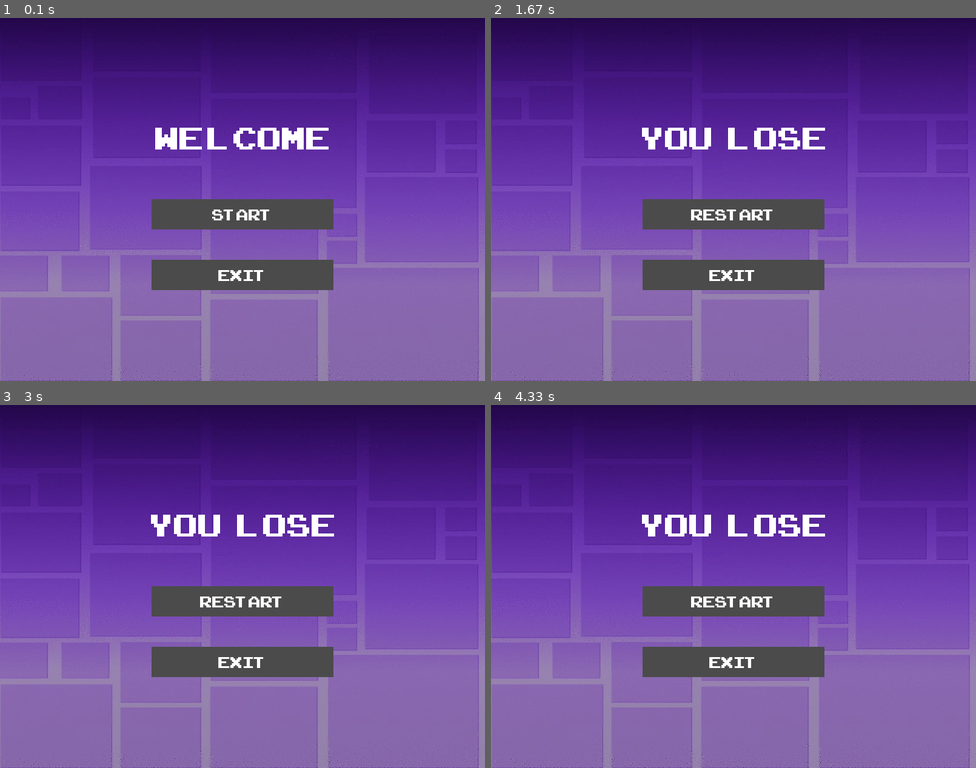
Above: before the commit, frames 1-4 (two rows, left to right).
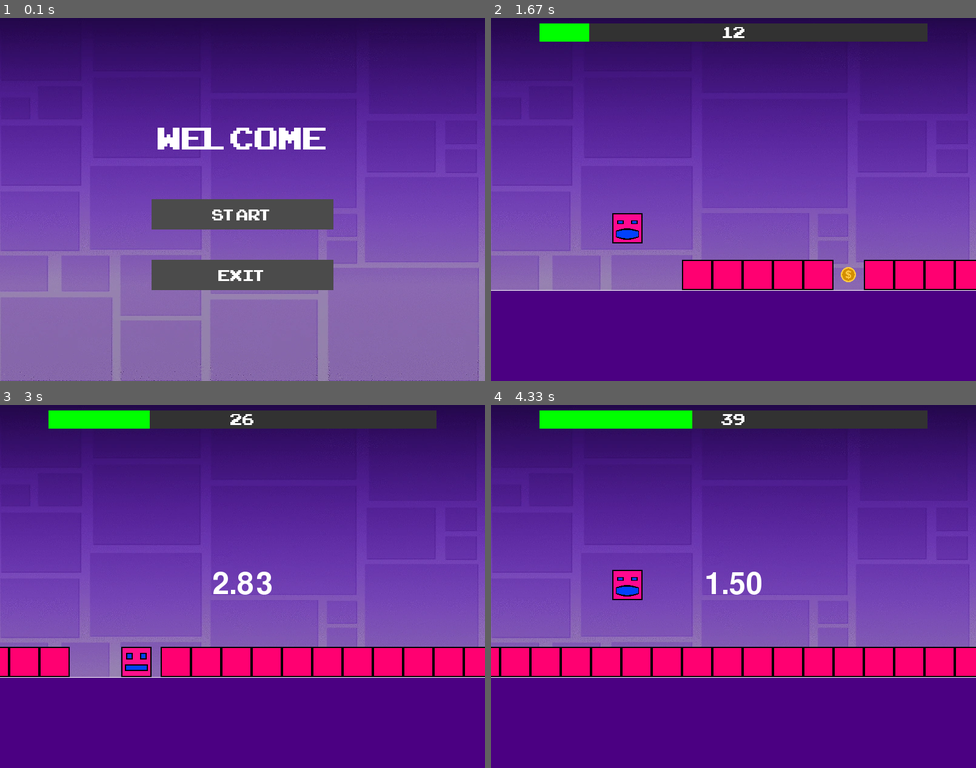
Above: after the commit, the same moments.

Repository: flawlessmevin/Geometry-Dash-Pygame
Game: pygame game, started from main.py
Two runs of this game, one before a commit and one after it. Both use one fixed random seed, a clock stepped at 60 frames per second and the inputs below.
Inputs (mouse positions are in pixels of both pictures, inside the frame that each line leads up to):
- Up to frame 1 (0.1 s): no input
- Up to frame 2 (1.67 s): click (733, 199) at 0.38 s; click (733, 221) at 0.72 s; click (912, 326) at 1.55 s
- Up to frame 3 (3 s): tap Space at 2.33 s; click (426, 724) at 2.72 s
- Up to frame 4 (4.33 s): click (665, 510) at 3.05 s; tap Space at 3.4, 3.7 s; click (835, 521) at 4.22 s

The runs differ from the first frame. In frame 1, 0.7% of the frame differs, in the area x 32-68%, y 30-37%; in frame 2, 39%; in frame 3, 41%; in frame 4, 42%, in the area x 0-100%, y 1-100%.

Commit message:
bonus, bonus timer, add frames for explodions

Diff:
--- /dev/null
+++ b/Explosion.py
@@ -0,0 +1,30 @@
+import pygame
+from Settings import *
+
+class Explosion:
+    def __init__(self, x, y):
+        self.frames = [pygame.image.load(f"assets/images/explosion/frame{i}.png") for i in range(0, 15)]
+        self.current_frame = 0
+        self.x = x
+        self.y = y
+        self.rect = pygame.Rect(x, y, TILE_SIZE, TILE_SIZE)
+        self.frame_rate = 50
+        self.last_frame_update = pygame.time.get_ticks()
+        self.done = False
+
+    def update(self):
+
+        if pygame.time.get_ticks() - self.last_frame_update > self.frame_rate:
+            self.current_frame += 1
+            self.last_frame_update = pygame.time.get_ticks()
+            if self.current_frame >= len(self.frames):
+                self.done = True
+
+    def draw(self, screen):
+        if not self.done:
+
+            screen.blit(self.frames[self.current_frame], (self.x, self.y))
+
+    def get_rect(self):
+
+        return self.rect
--- a/Game.py
+++ b/Game.py
@@ -4,6 +4,7 @@
 from Player import Player
 from Levels import Level
 from Settings import *
+from Menu import Menu
 
 class Game:
     def __init__(self):
@@ -17,6 +18,8 @@
         self.game_status = 0 # 0-not started or started, 1 - win, 2 - lose
         self.clock = pygame.time.Clock()
 
+        self.menu = Menu(self)
+
 
         self.button_text = "START"
 
@@ -24,12 +27,14 @@
         pygame.mixer.music.play(-1)
         self.death_sound = pygame.mixer.Sound("assets/sounds/death_sound.mp3")
         self.win_sound = pygame.mixer.Sound("assets/sounds/win_sound.wav")
+        self.coin_sound = pygame.mixer.Sound("assets/sounds/coin_sound.wav")
+
 
         self.background_image = pygame.image.load("assets/images/background.png")
         self.background_image = pygame.transform.scale(self.background_image, (SCREEN_WIDTH, SCREEN_HEIGHT))
 
 
-        self.menu()
+        self.menu.show_menu()
 
     def draw_background(self):
         self.screen.blit(self.background_image, (0, 0))
@@ -63,6 +68,7 @@
             self.check_collisions()
             self.level.draw(self.screen)
             self.player.draw(self.screen)
+            self.player.draw_bonus_timer(self.screen)
 
             pygame.display.update()
 
@@ -72,24 +78,38 @@
     def check_collisions(self):
         for obj in self.level.collided_objects:
             if obj["rect"].colliderect(self.player.get_rect()):
-                if obj["type"] == "#":
-                    if self.player.get_rect().colliderect(obj["rect"]):
-                        if self.player.get_rect().right > obj["rect"].left and self.player.get_rect().left < obj["rect"].left:
+                if not self.player.bonus:
+                    if obj["type"] == "#":
+                        if self.player.get_rect().colliderect(obj["rect"]):
+                            if self.player.get_rect().right > obj["rect"].left and self.player.get_rect().left < obj["rect"].left:
+                                self.game_status = 2
+                                self.death_sound.play()
+                                self.menu.show_menu()
+
+                    elif obj["type"] == "^":
+                        if self.player.get_rect().colliderect(obj["rect"]):
                             self.game_status = 2
                             self.death_sound.play()
-                            self.menu()
+                            self.menu.show_menu()
 
-                elif obj["type"] == "^":
-                    if self.player.get_rect().colliderect(obj["rect"]):
-                        self.game_status = 2
-                        self.death_sound.play()
-                        self.menu()
+                    elif obj["type"] == "@":
+                        if self.player.get_rect().centerx >= obj["rect"].centerx:
+                            self.win_sound.play()
+                            self.game_status = 1
+                            self.menu.show_menu()
 
-                elif obj["type"] == "@":
-                    if self.player.get_rect().centerx >= obj["rect"].centerx:
-                        self.win_sound.play()
-                        self.game_status = 1
-                        self.menu()
+                    elif obj["type"] == "*":
+                        if self.player.get_rect().colliderect(obj["rect"]):
+                            self.player.enable_bonus()
+
+                else:
+                    if obj["type"] == "*":
+                        self.coin_sound.play()
+                        self.level.collided_objects.remove(obj)
+                    elif obj["type"] == "^" or obj["type"] == "#":
+                        self.level.eliminate_object(obj)
+
+
 
     def start_game(self):
         pygame.mixer.music.stop()
@@ -97,61 +117,5 @@
         self.win_sound.stop()
         self.player = Player(SCREEN_WIDTH/ 4, SCREEN_HEIGHT - (SCREEN_HEIGHT/ 4) - TILE_SIZE)
         self.level = Level()
+        self.running = True
         self.game_loop()
-
-    def menu(self):
-        if self.game_status != 0:
-            self.button_text = "RESTART"
-        self.draw_background()
-        self.running = True
-        pygame.mixer.music.stop()
-        overlay = pygame.Surface((SCREEN_WIDTH, SCREEN_HEIGHT), pygame.SRCALPHA)
-
-        font = pygame.font.Font("assets/fonts/ARCADECLASSIC.TTF", 72)
-        if self.game_status == 1:
-            text = font.render("YOU WIN", True, (255, 255, 255))
-        elif self.game_status == 2:
-            text = font.render("YOU   LOSE", True, (255, 255, 255))
-        else:
-            text = font.render("WE LCOME", True, (255, 255, 255))
-
-        text_rect = text.get_rect(center=(SCREEN_WIDTH // 2, SCREEN_HEIGHT // 3))
-
-        button_font = pygame.font.Font("assets/fonts/ARCADECLASSIC.TTF", 36)
-        restart_button = self.create_buttons((SCREEN_WIDTH // 2 - 150, SCREEN_HEIGHT // 2), self.button_text, button_font)
-        exit_button = self.create_buttons((SCREEN_WIDTH // 2 - 150, SCREEN_HEIGHT // 2 + 100), "Exit", button_font)
-
-        while True:
-            self.screen.blit(overlay, (0, 0))
-            self.screen.blit(text, text_rect)
-            self.screen.blit(*restart_button)
-            self.screen.blit(*exit_button)
-
-            pygame.display.update()
-
-            for event in pygame.event.get():
-                if event.type == pygame.QUIT:
-                    self.win_sound.stop()
-                    self.death_sound.stop()
-                    pygame.quit()
-                    exit()
-                if event.type == pygame.MOUSEBUTTONDOWN:
-                    if restart_button[1].collidepoint(event.pos):
-                        self.start_game()
-                        return
-                    if exit_button[1].collidepoint(event.pos):
-                        pygame.quit()
-                        exit()
-
-    @staticmethod
-    def create_buttons(position, text, font):
-        button_surface = pygame.Surface((300, 50))
-        button_surface.fill((75, 75, 75))
-
-        text_surface = font.render(text, True, (255, 255, 255))
-        text_rect = text_surface.get_rect(center=(150, 25))
-        button_surface.blit(text_surface, text_rect)
-
-        button_rect = button_surface.get_rect(topleft=position)
-
-        return button_surface, button_rect
--- a/Levels.py
+++ b/Levels.py
@@ -1,4 +1,5 @@
 from Settings import *
+
 import random
 
 
@@ -11,6 +12,7 @@
         "#": "assets/images/cube.png",
         "^": "assets/images/triangle.png",
         "@": "assets/images/portal.png",
+        "*": "assets/images/bonus_coin.png",
         ".": None
     }
 
@@ -18,9 +20,11 @@
         self.file_path = "assets/level_patterns.txt"
         self.collided_objects = []
         self.level_grid = []
+
         self.generate_level()
         self.images = self.load_images()
         self.offset = 0
+        self.explosion_sound = pygame.mixer.Sound("assets/sounds/explosion_sound.wav")
 
 
 
@@ -29,6 +33,8 @@
 
         for obj in self.collided_objects:
             obj["rect"].x -= 5
+
+
 
     def generate_level(self):
         with open(self.file_path, "r") as file:
@@ -39,8 +45,17 @@
 
         for i in range(LEVEL_LENGTH // 5):
             level += random.choice(patterns)
-        #level = "######################################################################"
-        level = ".........." + level[:LEVEL_LENGTH - 15] + ".........@"
+        level = list(level)
+        for i in range(len(level)):
+            if level[i] == "." and random.random() < 0.1:
+                level[i] = "*"
+                print(i)
+        level = "".join(level)
+        level = "..............#####*#################################################################"
+        #level = ".........." + level[:LEVEL_LENGTH - 15] + ".........@"
+
+
+
         self.level_grid = [level]
 
         self.collided_objects = []
@@ -52,6 +67,8 @@
                     y = SCREEN_HEIGHT - (SCREEN_HEIGHT/ 4) - TILE_SIZE
                     if symbol == "@":
                         rect = pygame.Rect(x, y - 150, TILE_SIZE * 4 , TILE_SIZE * 4)
+                    elif symbol == "*":
+                        rect = pygame.Rect(x + TILE_SIZE/4, y+TILE_SIZE/4, TILE_SIZE/2, TILE_SIZE/2)
                     else:
                         rect = pygame.Rect(x, y, TILE_SIZE, TILE_SIZE)
                     self.collided_objects.append({"rect": rect, "type": symbol})
@@ -64,14 +81,27 @@
                 images[symbol] = pygame.image.load(path)
                 if symbol == "@":
                     images[symbol] = pygame.transform.scale(images[symbol], (TILE_SIZE * 4, TILE_SIZE * 4))
+                elif symbol == "*":
+                    images[symbol] = pygame.transform.scale(images[symbol], (TILE_SIZE/2, TILE_SIZE/2))
                 else:
                     images[symbol] = pygame.transform.scale(images[symbol], (TILE_SIZE, TILE_SIZE))
         return images
+
+    def eliminate_object(self, obj):
+        self.explosion_sound.stop()
+        self.collided_objects.remove(obj)
+        self.explosion_sound.play()
+
+
+
+
 
     def draw(self, screen):
         for obj in self.collided_objects:
             if obj["type"] in self.images:
                 screen.blit(self.images[obj["type"]], (obj["rect"].x, obj["rect"].y))
+
+
 
     def get_progress(self):
 
--- /dev/null
+++ b/Menu.py
@@ -0,0 +1,65 @@
+import pygame
+from Settings import *
+
+class Menu:
+    def __init__(self, game):
+        self.game = game
+
+    def show_menu(self):
+        if self.game.game_status != 0:
+            button_text = "RESTART"
+        else:
+            button_text = "START"
+
+        self.game.draw_background()
+        pygame.mixer.music.stop()
+        overlay = pygame.Surface((SCREEN_WIDTH, SCREEN_HEIGHT), pygame.SRCALPHA)
+
+        font = pygame.font.Font(FONT, 72)
+        if self.game.game_status == 1:
+            text = font.render("YOU WIN", True, (255, 255, 255))
+        elif self.game.game_status == 2:
+            text = font.render("YOU LOSE", True, (255, 255, 255))
+        else:
+            text = font.render("WELCOME", True, (255, 255, 255))
+
+        text_rect = text.get_rect(center=(SCREEN_WIDTH // 2, SCREEN_HEIGHT // 3))
+
+        button_font = pygame.font.Font(FONT, 36)
+        restart_button = self.create_buttons((SCREEN_WIDTH // 2 - 150, SCREEN_HEIGHT // 2), button_text, button_font)
+        exit_button = self.create_buttons((SCREEN_WIDTH // 2 - 150, SCREEN_HEIGHT // 2 + 100), "Exit", button_font)
+
+        while True:
+            self.game.screen.blit(overlay, (0, 0))
+            self.game.screen.blit(text, text_rect)
+            self.game.screen.blit(*restart_button)
+            self.game.screen.blit(*exit_button)
+
+            pygame.display.update()
+
+            for event in pygame.event.get():
+                if event.type == pygame.QUIT:
+                    self.game.win_sound.stop()
+                    self.game.death_sound.stop()
+                    pygame.quit()
+                    exit()
+                if event.type == pygame.MOUSEBUTTONDOWN:
+                    if restart_button[1].collidepoint(event.pos):
+                        self.game.start_game()
+                        return
+                    if exit_button[1].collidepoint(event.pos):
+                        pygame.quit()
+                        exit()
+
+    @staticmethod
+    def create_buttons(position, text, font):
+        button_surface = pygame.Surface((300, 50))
+        button_surface.fill((75, 75, 75))
+
+        text_surface = font.render(text, True, (255, 255, 255))
+        text_rect = text_surface.get_rect(center=(150, 25))
+        button_surface.blit(text_surface, text_rect)
+
+        button_rect = button_surface.get_rect(topleft=position)
+
+        return button_surface, button_rect
--- a/Player.py
+++ b/Player.py
@@ -1,5 +1,8 @@
+
+
 import pygame
 from Settings import *
+import threading
 
 class Player:
     def __init__(self, x, y, image_paths=PLAYER_IMAGES):
@@ -7,8 +10,20 @@
         self.y = y
         self.velocity_y = 0
         self.is_jumping = False
+        self.bonus = False
+        self.bonus_time = 0
         self.images = [pygame.image.load(path) for path in image_paths]
         self.image = pygame.transform.scale(self.images[0], (TILE_SIZE, TILE_SIZE))
+
+    def enable_bonus(self):
+        self.bonus = True
+        self.bonus_time = pygame.time.get_ticks() + 3000
+        threading.Timer(3, self.disable_bonus).start()
+
+    def disable_bonus(self):
+        self.bonus_time = 0
+        self.bonus = False
+
 
 
 
@@ -45,5 +60,19 @@
 
         screen.blit(self.image, (self.x, self.y))
 
+    def draw_bonus_timer(self, screen):
+        font = pygame.font.Font(pygame.font.get_default_font(), 50)
+        #font = pygame.font.Font(FONT, 50)
+        if self.bonus:
+            remaining_time_ms = max(0, self.bonus_time - pygame.time.get_ticks())
+            seconds = remaining_time_ms // 1000
+            milliseconds = remaining_time_ms % 1000
+
+
+            time_str = f"{seconds}.{milliseconds // 10:02d}"
+            text = font.render(time_str, True, (255, 255, 255))
+            text_rect = text.get_rect(center=(SCREEN_WIDTH // 2, SCREEN_HEIGHT // 2))
+            screen.blit(text, text_rect)
+
     def get_rect(self):
         return pygame.Rect(self.x, self.y, TILE_SIZE, TILE_SIZE)
--- a/Settings.py
+++ b/Settings.py
@@ -1,4 +1,5 @@
 import os
+
 
 
 SETTINGS_FILE = "Settings.txt"
@@ -23,7 +24,7 @@
 
 
 
-FONT = settings.get("FONT", "assets/fonts/ARCADECLASSIC.TTF")
+FONT = "assets/fonts/ARCADECLASSIC.TTF"
 
 PLAYER_IMAGES = ["assets/images/sprite.png",
                  "assets/images/sprite_jumping.png"
--- a/Settings.txt
+++ b/Settings.txt
@@ -2,11 +2,4 @@
 SCREEN_HEIGHT = 600
 TILE_SIZE = 50
 
-LEVEL_LENGTH = 30
-
-
-FONT = "assets/fonts/ARCADECLASSIC.TTF"
-
-PLAYER_IMAGES = ["assets/images/sprite.png",
-                 "assets/images/sprite_jumping.png"
-                ]
+LEVEL_LENGTH = 60
Binary file added: assets/images/bonus_coin.png
Binary file added: assets/images/explosion/frame0.png
Binary file added: assets/images/explosion/frame1.png
Binary file added: assets/images/explosion/frame10.png
Binary file added: assets/images/explosion/frame11.png
Binary file added: assets/images/explosion/frame12.png
Binary file added: assets/images/explosion/frame13.png
Binary file added: assets/images/explosion/frame14.png
Binary file added: assets/images/explosion/frame15.png
Binary file added: assets/images/explosion/frame2.png
Binary file added: assets/images/explosion/frame3.png
Binary file added: assets/images/explosion/frame4.png
(and 8 more such lines)
